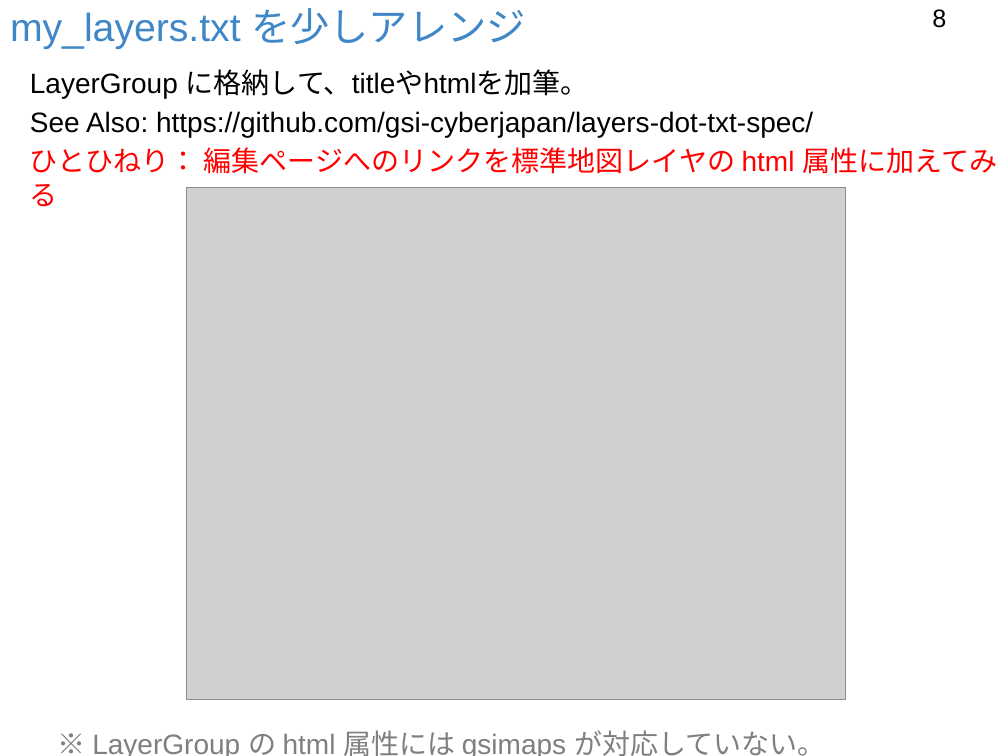
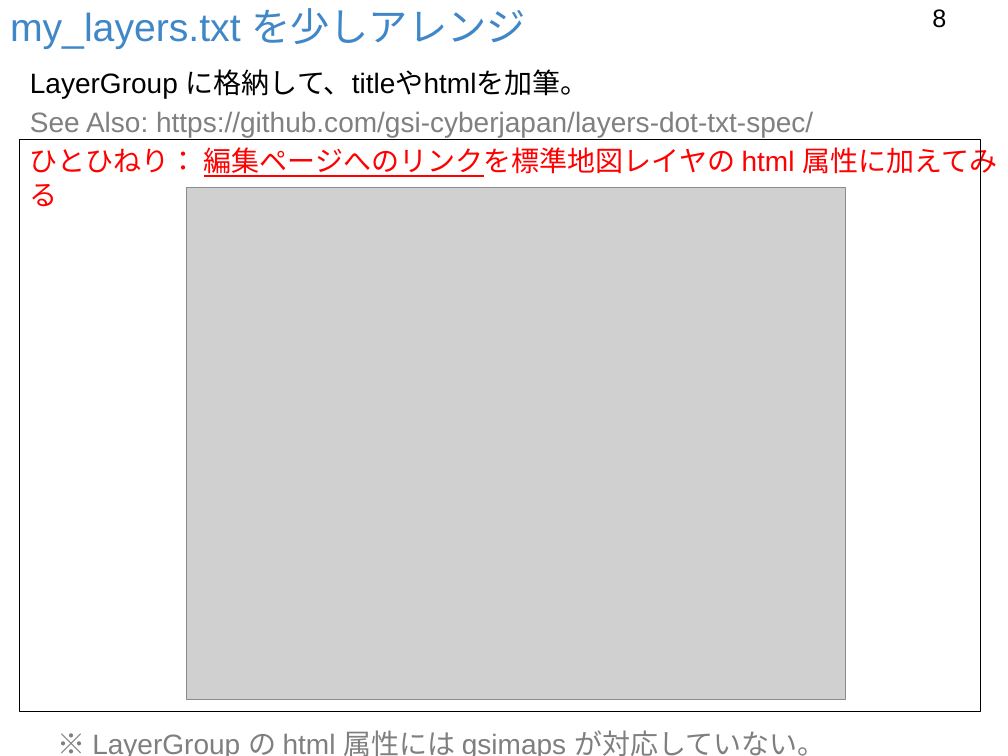
Before and after one commit to foss4g-tokyo-vt/slides, a slide deck: slide 8 of 151009ベクトルタイル利用サイトを作ろうPt.3.pptx. Drawn at 1008x756 pixels with LibreOffice and Linux fonts; fonts in the diff are those of the drawing; grey boxes stand for pictures; background and template pictures are left out. Boxes give left, top, right and bottom in pixels: in the first picture for what was removed or moved away, otherwise in the second. Text is boxed around its words. In the diff, an @@ line names an element or a change of style, - is before the commit and + after.

```diff
--- a/151009ベクトルタイル利用サイトを作ろうPt.3.pptx
+++ b/151009ベクトルタイル利用サイトを作ろうPt.3.pptx
@@ text at box(30, 112, 997, 207): text colour #000000 to #808080 in "See Also: https://github.com/gsi-cyberjapan/layers-dot-txt-s ..."; underline on in "編集ページへのリンクを標準地図レイヤの" @@
@@ rectangle added at box(20, 140, 981, 712), outline #000000 0.75 pt @@
```
Also in this commit, not shown: 3 other slides changed, 2 other files.
